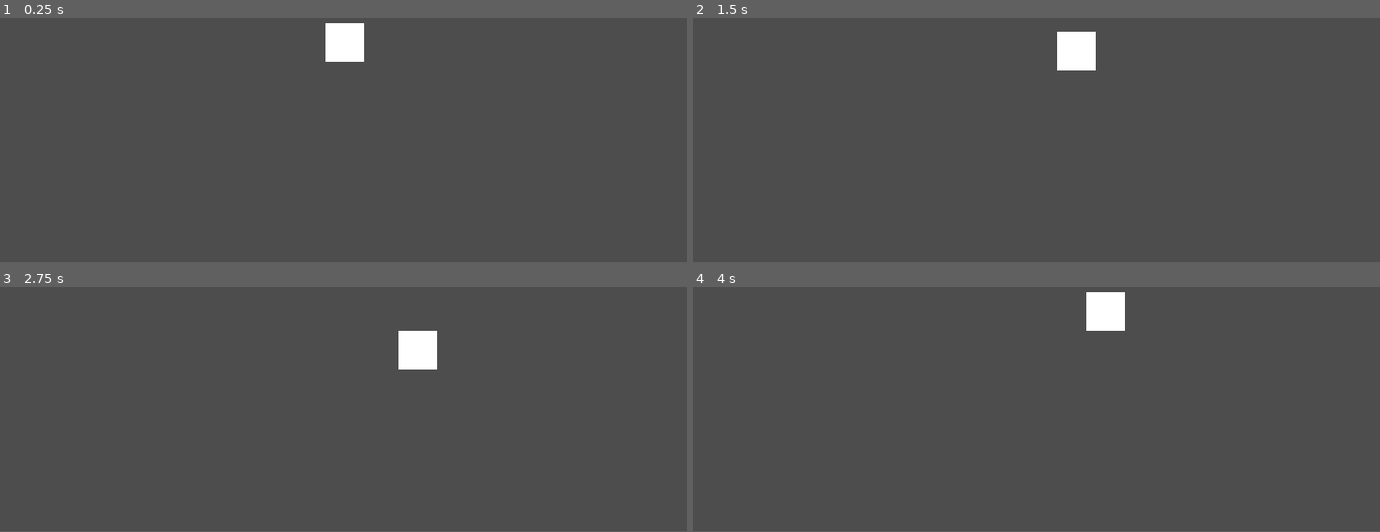
Above: before the commit, frames 1-4 (two rows, left to right).
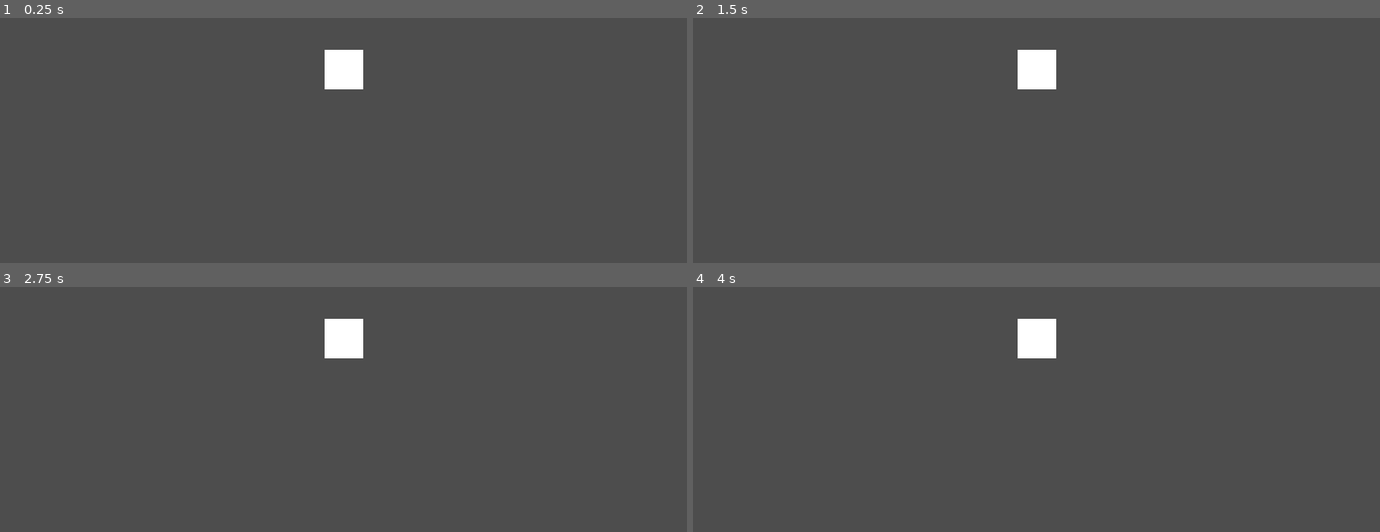
Above: after the commit, the same moments.

Repository: g23252a-svg/mumyeongrok
Game: Godot game, scene res://scenes/stages/test_room.tscn
Same seed, same stepped clock (60 frames per second), same inputs: the game is played once before the commit and once after it.
Inputs:
- Up to frame 1 (0.25 s): no input
- Up to frame 2 (1.5 s): tap Enter at 0.5 s; hold D (move_right) 0.53-1.28 s; tap J (attack) at 0.6, 1.35 s; hold Down (move_down) from 1.28 s (still down)
- Up to frame 3 (2.75 s): release Down (move_down) at 2.03 s; hold D (move_right) from 2.03 s (still down); tap J (attack) at 2.1 s
- Up to frame 4 (4 s): release D (move_right) at 2.78 s; hold W (move_up) 2.78-3.53 s; tap J (attack) at 2.85, 3.6 s; hold A (move_left) from 3.53 s (still down)
In our replay, the window is 800x450 before the commit and 800x451 after it. These sizes can differ from the game's own. Grey fills any space a smaller window leaves; there, only what the larger window draws over its background counts as a difference.

The runs differ from the first frame. In frame 1, 1.3% of the frame differs, in the area x 47-53%, y 2-30%; in frame 2, 1.8%, in the area x 47-59%, y 5-30%; in frame 3, 1.8%; in frame 4, 1.8%.

Commit message:
v0.1: stabilize movement camera follow and collision

Diff:
--- a/project.godot
+++ b/project.godot
@@ -21,7 +21,7 @@
 window/size/viewport_height=240
 window/size/window_width_override=1280
 window/size/window_height_override=720
-window/stretch/mode="canvas_items"
+window/stretch/mode="viewport"
 
 [input]
 
--- a/scenes/actors/player.tscn
+++ b/scenes/actors/player.tscn
@@ -15,7 +15,6 @@
 script = ExtResource("1_dordv")
 
 [node name="Sprite" type="ColorRect" parent="."]
-custom_minimum_size = Vector2(24, 24)
 offset_left = -12.0
 offset_top = -12.0
 offset_right = 12.0
--- a/scenes/stages/test_room.tscn
+++ b/scenes/stages/test_room.tscn
@@ -1,6 +1,7 @@
-[gd_scene load_steps=6 format=3 uid="uid://b8vkxvsmwesu0"]
+[gd_scene load_steps=7 format=3 uid="uid://b8vkxvsmwesu0"]
 
 [ext_resource type="PackedScene" uid="uid://uqtjlp5ar27a" path="res://scenes/actors/player.tscn" id="1_lko3o"]
+[ext_resource type="Script" path="res://scripts/actors/camera_follow.gd" id="2_obux8"]
 
 [sub_resource type="RectangleShape2D" id="RectangleShape2D_6egxa"]
 size = Vector2(400, 8)
@@ -17,7 +18,6 @@
 [node name="TestRoom" type="Node2D"]
 
 [node name="Walls" type="StaticBody2D" parent="."]
-position = Vector2(32, -40)
 
 [node name="WallTop" type="CollisionShape2D" parent="Walls"]
 position = Vector2(0, -110)
@@ -38,4 +38,5 @@
 [node name="Player" parent="Walls" instance=ExtResource("1_lko3o")]
 
 [node name="Camera2D" type="Camera2D" parent="."]
-position = Vector2(31, -24)
+script = ExtResource("2_obux8")
+target_path = NodePath("../Walls/Player")
--- /dev/null
+++ b/scripts/actors/camera_follow.gd
@@ -0,0 +1,9 @@
+extends Camera2D
+
+@export var target_path: NodePath
+
+func _process(_delta: float) -> void:
+	if target_path.is_empty():
+		return
+	var target := get_node(target_path)
+	global_position = target.global_position.round()
--- a/scripts/actors/player.gd
+++ b/scripts/actors/player.gd
@@ -8,13 +8,41 @@
 @onready var hitbox_shape: CollisionShape2D = $Hitbox/CollisionShape2D
 
 enum State { IDLE, WALK, ATTACK, HURT, LOCKED }
+
 var state: State = State.IDLE
 var facing: Vector2 = Vector2.DOWN
+
+var key_left: bool = false
+var key_right: bool = false
+var key_up: bool = false
+var key_down: bool = false
+
 
 func _ready() -> void:
 	add_to_group("player")
 	hitbox.monitoring = false
 	hitbox_shape.disabled = true
+	print("PLAYER READY")
+
+
+func _input(event: InputEvent) -> void:
+	if event is InputEventKey:
+		var pressed = event.pressed
+		var keycode = event.keycode
+		var physical_keycode = event.physical_keycode
+
+		if keycode == KEY_A or physical_keycode == KEY_A or keycode == KEY_LEFT or physical_keycode == KEY_LEFT:
+			key_left = pressed
+
+		if keycode == KEY_D or physical_keycode == KEY_D or keycode == KEY_RIGHT or physical_keycode == KEY_RIGHT:
+			key_right = pressed
+
+		if keycode == KEY_W or physical_keycode == KEY_W or keycode == KEY_UP or physical_keycode == KEY_UP:
+			key_up = pressed
+
+		if keycode == KEY_S or physical_keycode == KEY_S or keycode == KEY_DOWN or physical_keycode == KEY_DOWN:
+			key_down = pressed
+
 
 func _physics_process(_delta: float) -> void:
 	if state == State.LOCKED or state == State.ATTACK:
@@ -22,19 +50,21 @@
 		move_and_slide()
 		return
 
+	var dir := Vector2.ZERO
 
+	if key_left:
+		dir.x -= 1
+	if key_right:
+		dir.x += 1
+	if key_up:
+		dir.y -= 1
+	if key_down:
+		dir.y += 1
 
-	var input_vec := Vector2(
-		Input.get_axis("move_left", "move_right"),
-		Input.get_axis("move_up", "move_down")
-	)
-
-	if input_vec.length() > 1.0:
-		input_vec = input_vec.normalized()
-
-	if input_vec != Vector2.ZERO:
-		velocity = input_vec * SPEED
-		facing = input_vec.normalized()
+	if dir != Vector2.ZERO:
+		dir = dir.normalized()
+		velocity = dir * SPEED
+		facing = dir
 		_update_hitbox_position()
 		state = State.WALK
 	else:
@@ -46,20 +76,27 @@
 	if Input.is_action_just_pressed("attack"):
 		_attack()
 
+
 func _update_hitbox_position() -> void:
 	hitbox.position = facing * 16
+
 
 func _attack() -> void:
 	state = State.ATTACK
 	hitbox.monitoring = true
 	hitbox_shape.disabled = false
+
 	await get_tree().create_timer(ATTACK_DURATION).timeout
+
 	hitbox.monitoring = false
 	hitbox_shape.disabled = true
 	state = State.IDLE
 
+
 func lock() -> void:
 	state = State.LOCKED
+	velocity = Vector2.ZERO
+
 
 func unlock() -> void:
 	state = State.IDLE
